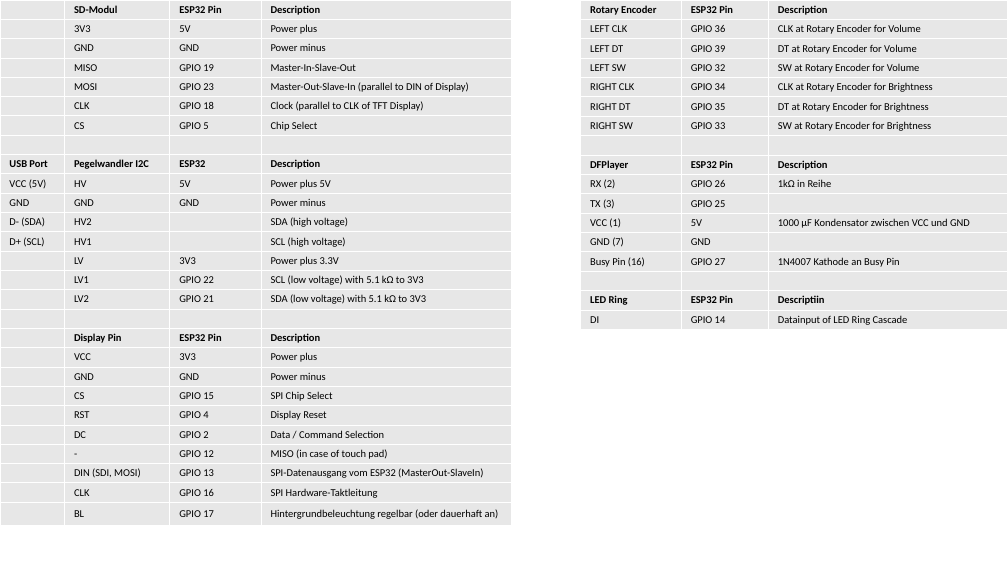
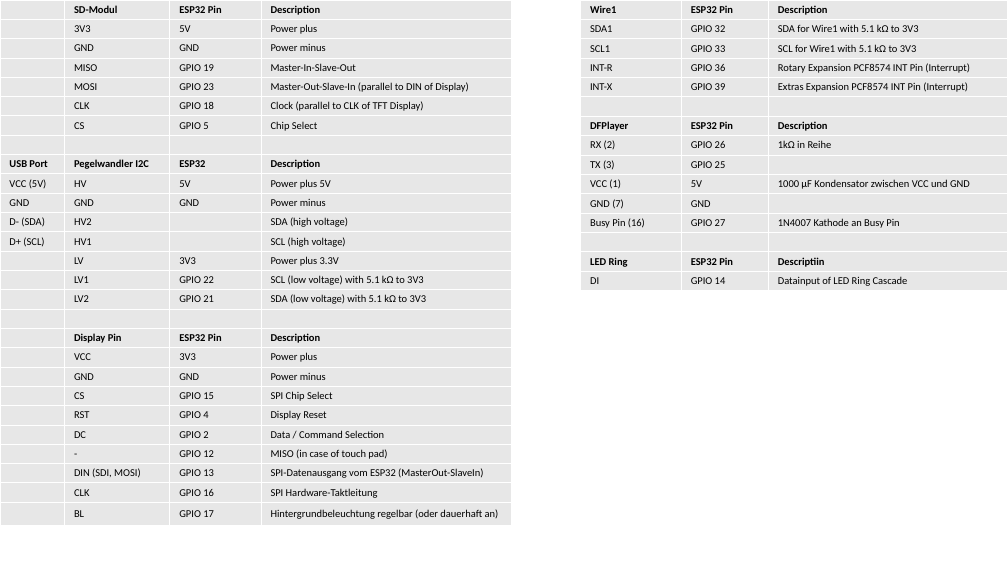
Before and after one commit to jeskes/activityboard, a slide deck: slide 24 of Activityboard.pptx. Drawn at 1008x567 pixels with LibreOffice and Linux fonts; fonts in the diff are those of the drawing. Boxes give left, top, right and bottom in pixels: in the first picture for what was removed or moved away, otherwise in the second. Text is boxed around its words. In the diff, an @@ line names an element or a change of style, - is before the commit and + after.

```diff
--- a/Activityboard.pptx
+++ b/Activityboard.pptx
@@ table at <box>581,0,1008,291</box> @@
-row 1: Rotary Encoder | ESP32 Pin | Description
-row 2: LEFT CLK | GPIO 36 | CLK at Rotary Encoder for Volume
-row 3: LEFT DT | GPIO 39 | DT at Rotary Encoder for Volume
-row 4: LEFT SW | GPIO 32 | SW at Rotary Encoder for Volume
-row 5: RIGHT CLK | GPIO 34 | CLK at Rotary Encoder for Brightness
-row 6: RIGHT DT | GPIO 35 | DT at Rotary Encoder for Brightness
-row 7: RIGHT SW | GPIO 33 | SW at Rotary Encoder for Brightness
+row 1: Wire1 | ESP32 Pin | Description
+row 2: SDA1 | GPIO 32 | SDA for Wire1 with 5.1 kΩ to 3V3
+row 3: SCL1 | GPIO 33 | SCL for Wire1 with 5.1 kΩ to 3V3
+row 4: INT-R | GPIO 36 | Rotary Expansion PCF8574 INT Pin (Interrupt)
+row 5: INT-X | GPIO 39 | Extras Expansion PCF8574 INT Pin (Interrupt)
```
Also in this commit, not shown: 5 other slides changed, 1 slide added, 1 slide removed, 27 other files.
